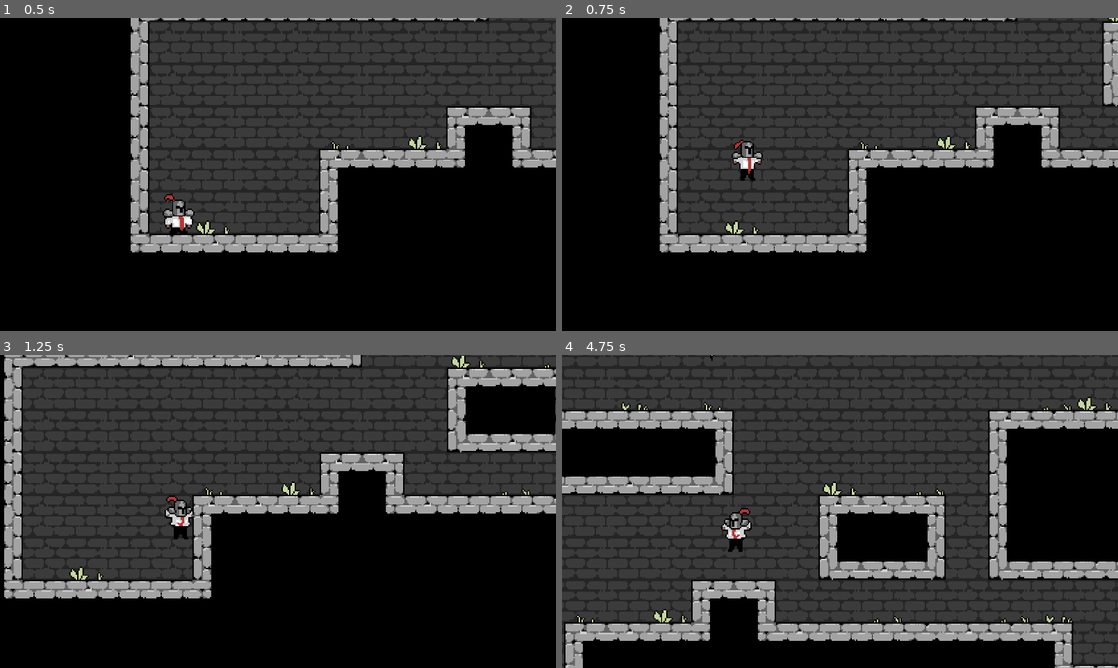
Above: before the commit, frames 1-4 (two rows, left to right).
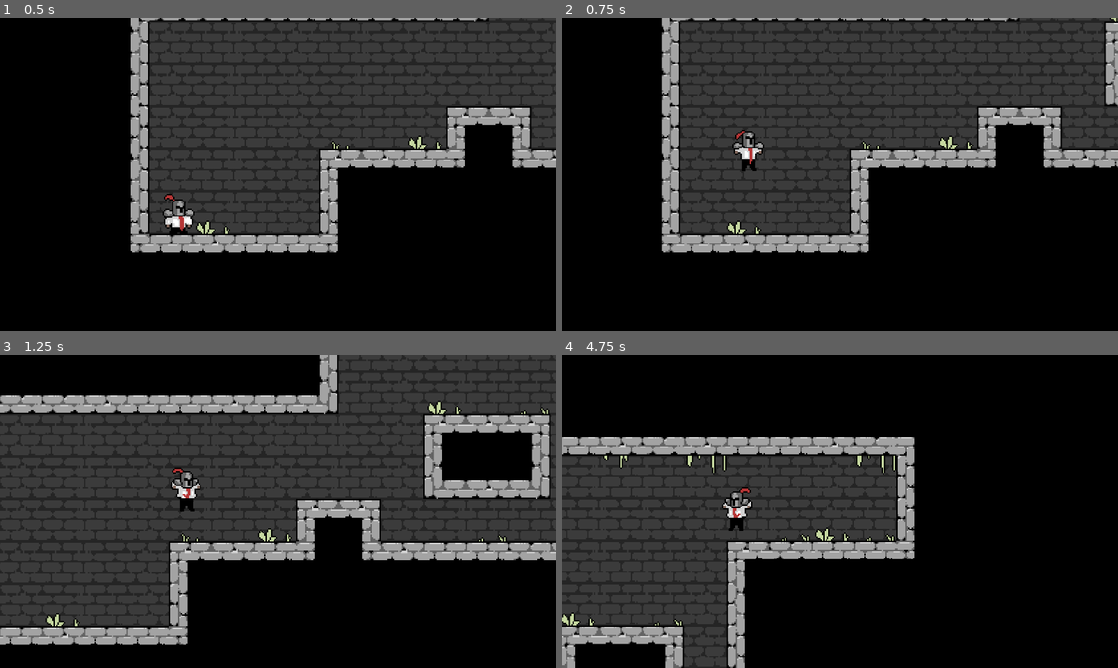
Above: after the commit, the same moments.

Repository: joshuatehrlich/overtime-knight
Game: Godot game, scene res://scenes/main.tscn
The game is run twice, just before and just after one commit, with the same random seed, the same clock (stepped at 60 frames per second) and the same inputs.
Inputs:
- Up to frame 1 (0.5 s): no input
- Up to frame 2 (0.75 s): hold D (right) from 0.53 s (still down); tap Space (jump) at 0.6 s
- Up to frame 3 (1.25 s): keep holding D (right); tap Space (jump) at 0.77, 1.07 s
- Up to frame 4 (4.75 s): tap Space (jump) at 1.35, 1.52, 1.82, 2.1, 2.85, 3.02, 3.32, 3.6, 3.77, 4.07, 4.35, 4.52 s; release D (right) at 2.03 s; hold A (left) 2.03-2.78 s; hold D (right) 2.78-4.28 s; hold A (left) from 4.28 s (still down)

Frame 1 is identical in both runs. In frame 2, 4.5% of the frame differs, in the area x 17-100%, y 0-75%; in frame 3, 44%; in frame 4, 65%, in the area x 0-100%, y 0-100%.

Commit message:
improve movement accel, impl coyote time for jumps

Diff:
--- a/scripts/player.gd
+++ b/scripts/player.gd
@@ -1,48 +1,74 @@
 extends CharacterBody2D
 
-const SPEED = 150.0
-const JUMP_VELOCITY = -350.0
+const RUN_SPEED: float = 180.0
+const RUN_ACCEL: float = 2000.0
+const RUN_DECEL: float = 800.0
+const RUN_ACCEL_AIR_FACTOR: float = 0.65
 
-@onready var animation_tree : AnimationTree = $AnimationTree
-@onready var sprite_2d : Sprite2D = $Sprite2D
+const JUMP_SPEED: float = 350.0
+
+const COYOTE_TIME_SECS: float = 0.1
+
+@onready var animation_tree: AnimationTree = $AnimationTree
+@onready var sprite_2d: Sprite2D = $Sprite2D
 
 # Get the gravity from the project settings to be synced with RigidBody nodes.
-var gravity = ProjectSettings.get_setting("physics/2d/default_gravity")
+var gravity: float = ProjectSettings.get_setting("physics/2d/default_gravity")
 
 
-func _physics_process(delta):
+func _physics_process(delta: float) -> void:
 	handle_movement(delta)
 	handle_animation()
 
-func handle_movement(delta):
-	# Add the gravity.
+func handle_movement(delta: float) -> void:
+	handle_movement_gravity(delta)
+	handle_movement_run(delta)
+	handle_movement_jump(delta)
+
+	move_and_slide()
+
+func handle_movement_gravity(delta: float) -> void:
 	if not is_on_floor():
 		velocity.y += gravity * delta
 
-	# Handle Jump.
-	if Input.is_action_just_pressed("jump") and is_on_floor():
-		velocity.y = JUMP_VELOCITY
+func handle_movement_run(delta: float) -> void:
+	var direction := Input.get_action_strength("right") - Input.get_action_strength("left")
 
-	# Get the input direction and handle the movement/deceleration.
-	# As good practice, you should replace UI actions with custom gameplay actions.
-	var direction = Input.get_action_strength("right") - Input.get_action_strength("left")
-	if direction != 0:
-		velocity.x = direction * SPEED
-	else:
-		velocity.x = move_toward(velocity.x, 0, SPEED)
+	var norm_vel := velocity.x / RUN_SPEED
+	var norm_target_vel := direction
+	var is_accelerating := norm_vel * norm_target_vel >= 0
+	var accel = RUN_ACCEL if is_accelerating else RUN_DECEL
+	var accel_coeff = 1 if is_on_floor() else RUN_ACCEL_AIR_FACTOR
 
-	move_and_slide()
+	velocity.x = move_toward(velocity.x, direction * RUN_SPEED, accel * accel_coeff * delta)
+
+var last_jump_input: float = INF
+var last_grounded: float = INF
+
+func handle_movement_jump(delta: float) -> void:
+	last_jump_input += delta
+	last_grounded += delta
+
+	if Input.is_action_just_pressed("jump"):
+		last_jump_input = 0.0
+
+	if is_on_floor():
+		last_grounded = 0.0
+
+	if (is_on_floor() || last_grounded <= COYOTE_TIME_SECS) && last_jump_input <= COYOTE_TIME_SECS:
+		velocity.y = -JUMP_SPEED
+
 
 func handle_animation():
 	# Determine input direction
-	var direction = Input.get_action_strength("right") - Input.get_action_strength("left")
+	var direction := Input.get_action_strength("right") - Input.get_action_strength("left")
 
 	# Scale character horizontally to make them face the direction of input at all times
 	if direction != 0:
 		sprite_2d["scale"] = Vector2(sign(direction), 1)
 
 	# Jumping Case
-	if (!is_on_floor()):
+	if not is_on_floor():
 		animation_tree["parameters/conditions/airborne"] = true
 		animation_tree["parameters/airborne/blend_position"] = -sign(velocity.y)
 		animation_tree["parameters/conditions/is_moving"] = false
@@ -51,7 +77,7 @@
 
 	# Grounded Case
 	animation_tree["parameters/conditions/airborne"] = false
-	if (direction) == 0:
+	if direction == 0:
 		animation_tree["parameters/conditions/idle"] = true
 		animation_tree["parameters/conditions/is_moving"] = false
 	else:
